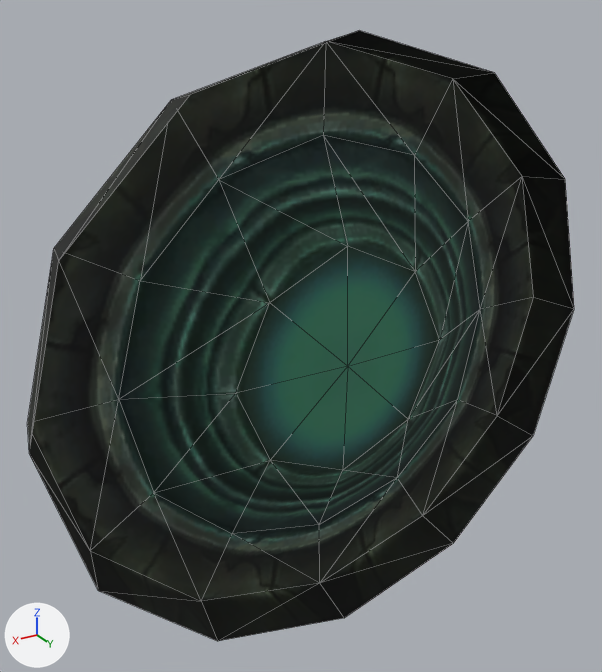
Renders of the OBJ model sceneobjs/juqing_fuben_254/juqing_fuben_254_yuansufazhen_04_a.obj from each side of a commit.
Rendered twice from a 50 mm lens placed at (55.3, 79.7, 46.0), pointed at (3.3, -6.9, 2.7). Every picture has the same lights, and +X, +Y and +Z are marked at lower left. Mesh edges are drawn as thin lines. Where no turn or scale is listed for an object, it has been applied to the vertices.

Script lines for the objects in view, before the commit:
```python
me_juqing_fuben_254_yuansufazhen_04_a = bpy.data.meshes.new('juqing_fuben_254_yuansufazhen_04_a')
me_juqing_fuben_254_yuansufazhen_04_a.from_pydata(...)  # 45 vertices, 76 faces; spans x -40.7..40.7, y -7.1..0.0, z -40.7..40.7
me_juqing_fuben_254_yuansufazhen_04_a.materials.append(mat_material_1)  # picture img_juqing_fuben_254_yuansufazhen_02_png
ob_juqing_fuben_254_yuansufazhen_04_a = bpy.data.objects.new('juqing_fuben_254_yuansufazhen_04_a', me_juqing_fuben_254_yuansufazhen_04_a)
ob_juqing_fuben_254_yuansufazhen_04_a.location = (0.0, 0.0, 0.0)
```
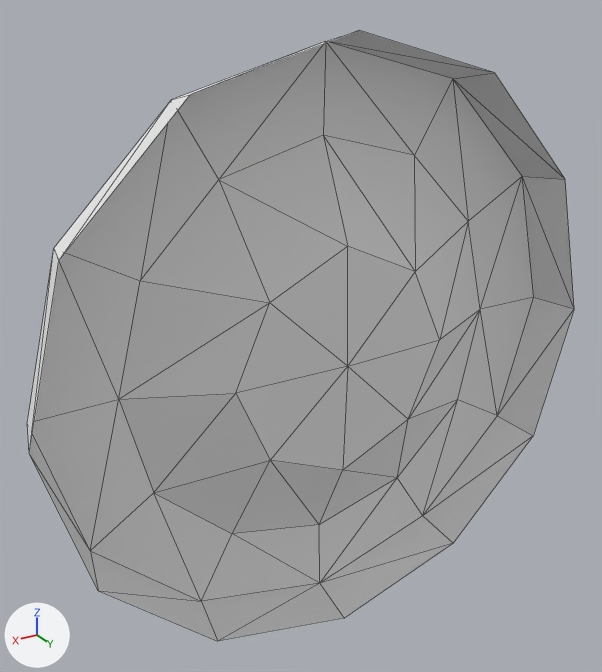
The change in detail:
Material 'material_1' (mat_material_1_1) is new.
Its base color is (0.8, 0.8, 0.8) (white #e7e7e7).
Its roughness is 1.0.
me_juqing_fuben_254_yuansufazhen_04_a has 45 vertices, 76 faces and spans x -40.7..40.7, y -7.1..0.0, z -40.7..40.7.
me_juqing_fuben_254_yuansufazhen_04_a no longer uses material mat_material_1 (picture img_juqing_fuben_254_yuansufazhen_02_png).
me_juqing_fuben_254_yuansufazhen_04_a now uses material mat_material_1_1 (white #e7e7e7).

Changed parts and their boxes [x1, y1, x2, y2] in the pictures (602 x 672 px):
'juqing_fuben_254_yuansufazhen_04_a', recoloured
    both: [28, 31, 574, 641]
